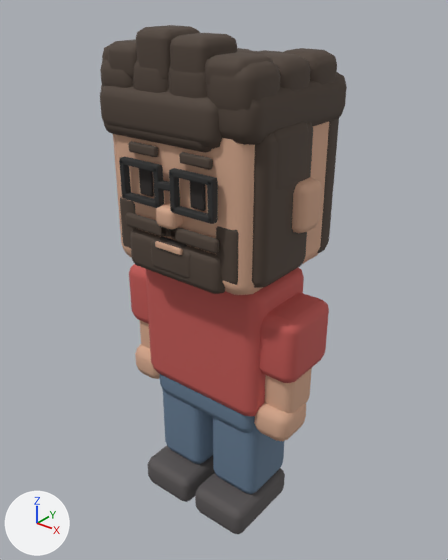
What one commit did to the glTF model src/character-lab/assets/worker-lab.glb.
One viewpoint serves both versions: a 50 mm lens placed at (1.72, -2.14, 2.62), pointed at (-0.01, 0.03, 1.27). The lights are fixed; the arrows at lower left show +X, +Y and +Z. The picture after the commit comes second. Where no turn or scale is listed for an object, it has been applied to the vertices. Vertices at exactly the same position are counted once.

Objects in the first picture: 'arm_r_pivot_shirt', 'arm_r_pivot_skin', 'facial_beard_hair', 'glasses_square_glasses', 'hair_curls_hair', 'hair_long_hair', 'hair_short_hair', 'hair_swept_hair', 'head_pivot_skin', 'leg_r_pivot_pants', 'leg_r_pivot_shoe', 'worker_root_shirt' and 10 more.
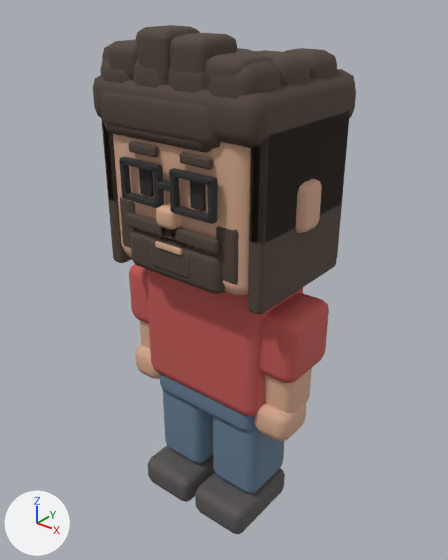
What differs and where, as boxes (x1, y1, x2, y2) in the pictures (448 x 560 px; the box of a moved part takes in the faces that stretch with it):
'hair_long_hair', reshaped (6% wider, 13% taller)
    before: (101, 76, 347, 288)
    after: (93, 75, 355, 314)
'hair_curls_hair', reshaped (38% taller)
    before: (100, 48, 337, 190)
    after: (100, 48, 349, 244)
'hair_short_hair', reshaped
    before: (108, 25, 339, 186)
    after: (102, 25, 356, 244)
part 1 of me_cube_036, moved or reshaped (not visible afterwards)
    before: (100, 60, 133, 88)
part 2 of me_cube_036, moved or reshaped
    before: (207, 61, 281, 111)
    after: (282, 48, 337, 79)
part 3 of me_cube_036, moved or reshaped
    before: (133, 78, 309, 190)
    after: (101, 84, 349, 244)
part 5 of me_cube_023, moved or reshaped (mostly hidden)
    before: (325, 118, 339, 186)
    after: (102, 89, 356, 244)
part 6 of me_cube_031, rebuilt (mostly hidden before)
    before: (280, 72, 344, 124)
    after: (262, 69, 355, 95)

What changed in the scene script:
```text
Change me_cube_036:
    used by ob_hair_curls_hair; location = (0.0, 0.02, 2.14)
    remove me_cube_036.from_pydata(...)  # 896 vertices, 1728 faces; spans x -0.435..0.435, y -0.375..0.35, z -0.435..0.215
    add me_cube_036.from_pydata(...)  # 896 vertices, 1728 faces; spans x -0.447..0.447, y -0.38..0.38, z -0.53..0.215
    me_cube_036 part 1: the loose piece of 56 vertices spanning x -0.405..-0.175, y -0.375..-0.145, z 0.025..0.195 is moved by (0.0, 0.42, 0.0)
    me_cube_036 part 2: the loose piece of 56 vertices spanning x 0.175..0.405, y -0.375..-0.145, z 0.005..0.215 is moved by (0.0, 0.42, 0.0)
    me_cube_036 part 3: 448 of 896 vertices moved; they spanned x -0.435..0.435, y -0.375..0.35, z -0.435..0.215 and now span x -0.447..0.447, y -0.38..0.38, z -0.53..0.215; mean shift (0.145, 0.086, -0.025); largest move (-0.405, 0.005, 0.085) -> (0.373, 0.283, -0.448)
    other edits to the shape of me_cube_036 do not show in these pictures
Change me_cube_052:
    used by ob_hair_long_hair; location = (0.0, 0.01, 2.16)
    remove me_cube_052.from_pydata(...)  # 280 vertices, 540 faces; spans x -0.43..0.43, y -0.38..0.36, z -0.73..0.105
    add me_cube_052.from_pydata(...)  # 280 vertices, 540 faces; spans x -0.45..0.45, y -0.38..0.38, z -0.79..0.105
    me_cube_052 part 4: 224 of 280 vertices moved; they spanned x -0.43..0.43, y -0.36..0.36, z -0.73..0.105 and now span x -0.45..0.45, y -0.38..0.38, z -0.79..0.105; mean shift (0.0, 0.066, -0.025); largest move (-0.25, 0.025, -0.655) -> (-0.373, 0.293, -0.768)
Change me_cube_023:
    used by ob_hair_short_hair; location = (0.0, 0.035, 2.14)
    remove me_cube_023.from_pydata(...)  # 448 vertices, 864 faces; spans x -0.4..0.4, y -0.385..0.35, z -0.415..0.31
    add me_cube_023.from_pydata(...)  # 448 vertices, 864 faces; spans x -0.447..0.447, y -0.385..0.38, z -0.53..0.31
    me_cube_023 part 5: 224 of 448 vertices moved; they spanned x -0.4..0.4, y -0.35..0.35, z -0.415..0.09 and now span x -0.447..0.447, y -0.38..0.38, z -0.53..0.09; mean shift (0.0, 0.096, -0.05); largest move (-0.21, -0.105, -0.28) -> (-0.373, 0.268, -0.448)
Change me_cube_031:
    used by ob_hair_swept_hair; location = (0.0, 0.03, 2.16)
    remove me_cube_031.from_pydata(...)  # 280 vertices, 540 faces; spans x -0.41..0.41, y -0.41..0.35, z -0.44..0.225
    add me_cube_031.from_pydata(...)  # 336 vertices, 648 faces; spans x -0.447..0.447, y -0.41..0.38, z -0.55..0.225
    me_cube_031 part 6: the loose piece of 56 vertices spanning x -0.41..0.41, y -0.35..0.35, z -0.11..0.11 is rebuilt with 56 vertices and now spans x -0.44..0.44, y -0.38..0.38, z -0.11..0.11
    other edits to the shape of me_cube_031 do not show in these pictures
```
